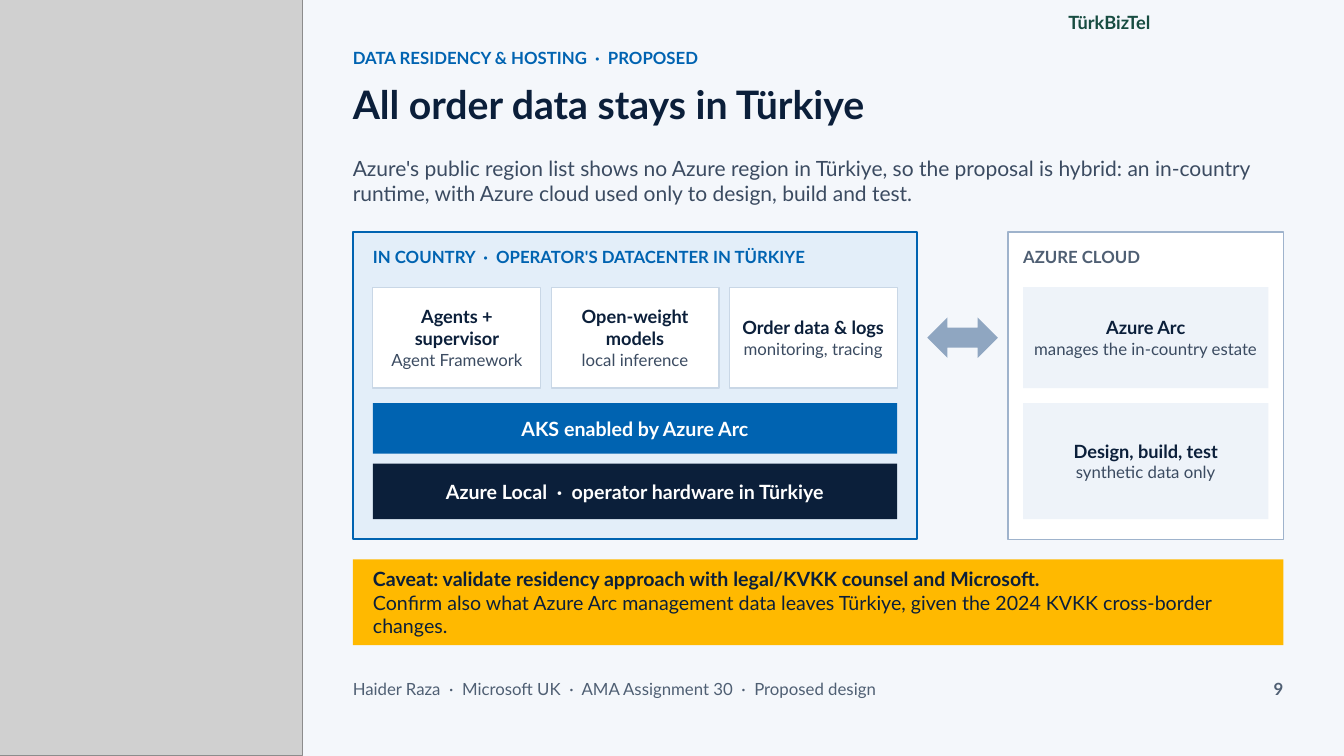
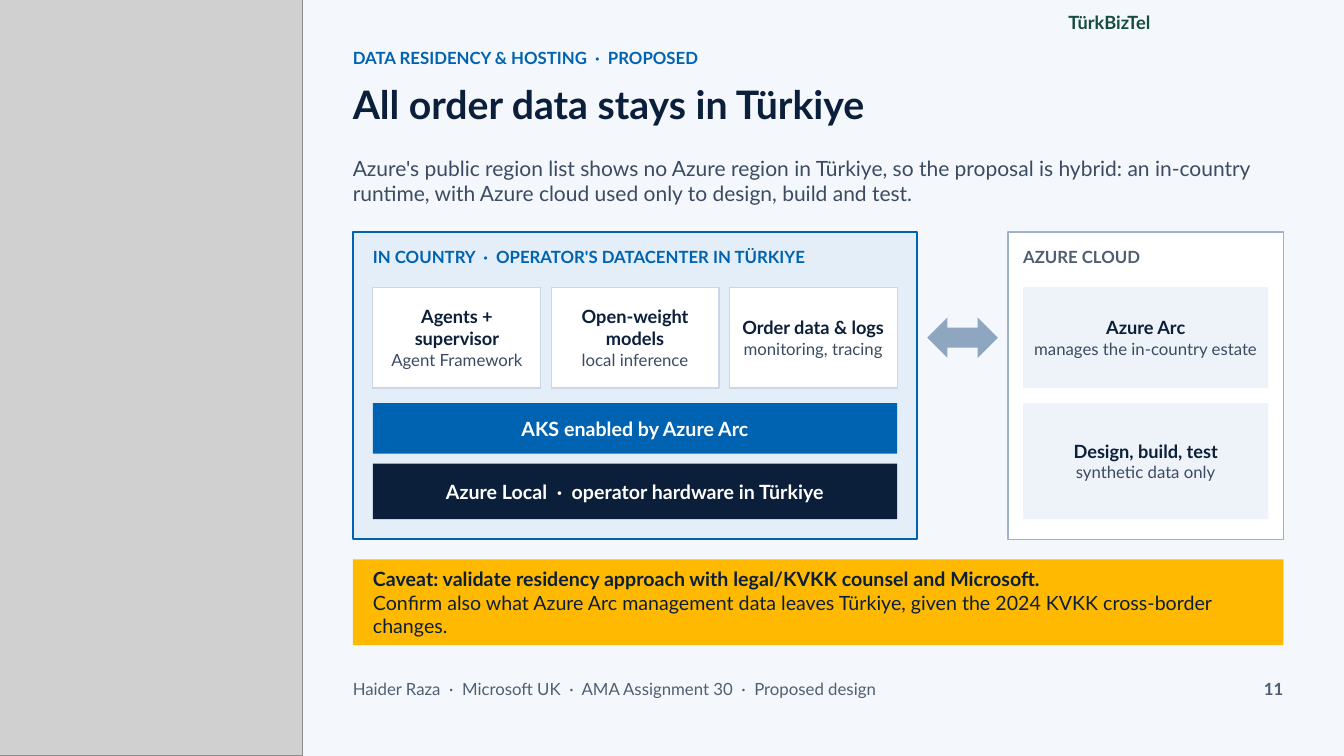
Before and after one commit to m-haider-raza/AMA-Telecom-Order-to-Activation, a slide deck: slide 11 of app/static/case-study/Agentic_Order_to_Activation_Architecture.pptx (slide 9 before the commit). Drawn at 1344x756 pixels with LibreOffice and Linux fonts; fonts in the diff are those of the drawing; grey boxes stand for pictures. Boxes give left, top, right and bottom in pixels: in the first picture for what was removed or moved away, otherwise in the second. Text is boxed around its words. In the diff, an @@ line names an element or a change of style, - is before the commit and + after.

```diff
--- a/app/static/case-study/Agentic_Order_to_Activation_Architecture.pptx
+++ b/app/static/case-study/Agentic_Order_to_Activation_Architecture.pptx
@@ text at bbox=[1264, 683, 1283, 695]: text changed @@
-9
+11
```
Also in this commit, not shown: 11 other slides changed, 2 slides added, 35 other files.
